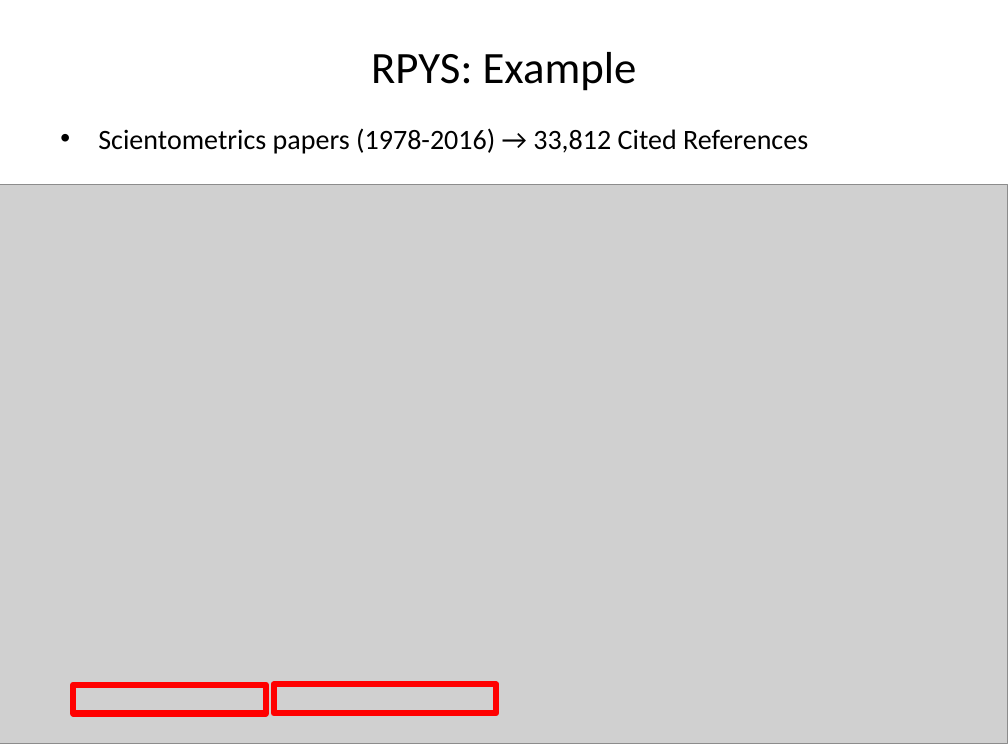
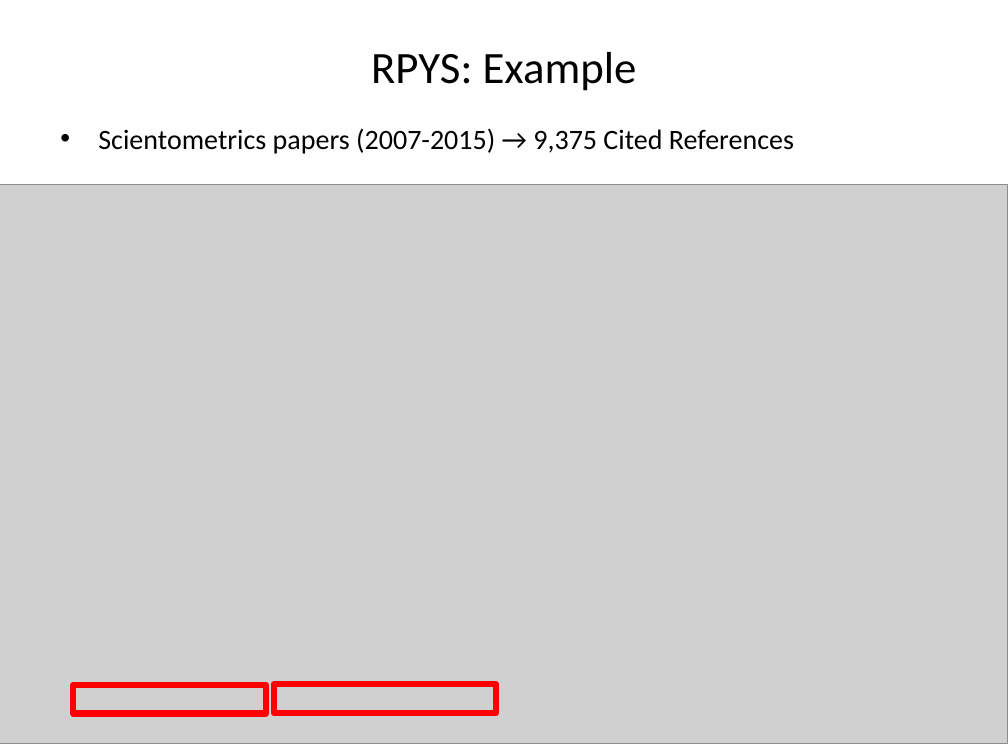
Before and after one commit to andreas-thor/cre, a slide deck: slide 7 of docs/slides/cre_overview.pptx (slide 5 before the commit). Drawn at 1008x756 pixels with LibreOffice and Linux fonts; fonts in the diff are those of the drawing; grey boxes stand for pictures. Boxes give left, top, right and bottom in pixels: in the first picture for what was removed or moved away, otherwise in the second. Text is boxed around its words. In the diff, an @@ line names an element or a change of style, - is before the commit and + after.

```diff
--- a/docs/slides/cre_overview.pptx
+++ b/docs/slides/cre_overview.pptx
@@ text at [98,128,794,154]: text changed @@
-• Scientometrics papers (1978-2016) → 33,812 Cited References
+• Scientometrics papers (2007-2015) → 9,375 Cited References
```
Also in this commit, not shown: 3 other slides changed, 3 slides added, 1 slide removed, 1 other file.
